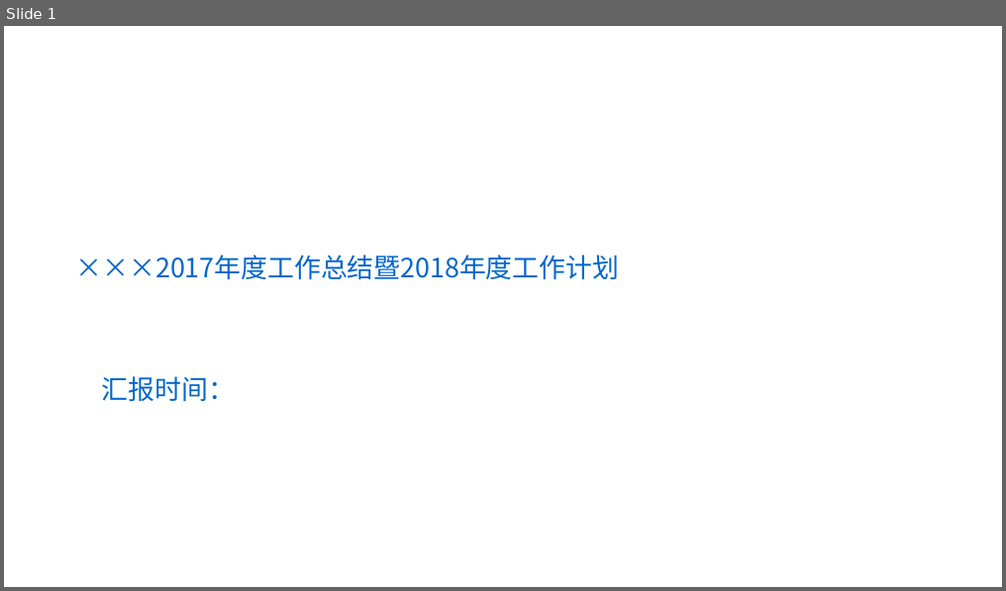
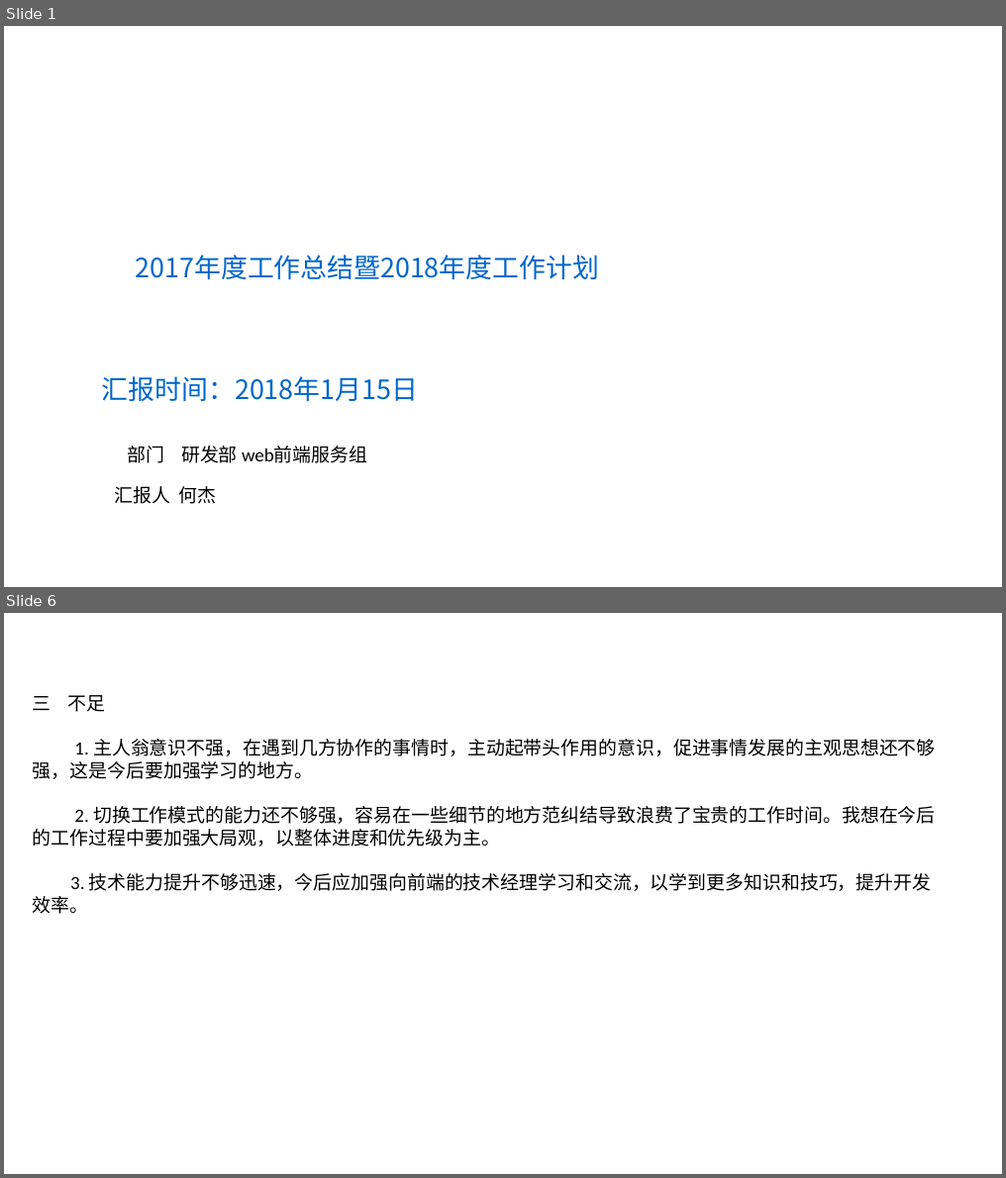
Before and after one commit to hiliny/lessonProject, a slide deck: documents/胜意科技PPT模版 (2).pptx. Shown one above the other, each under a label of ours: slide 1 before the commit, slides 1 and 6 after it; the slides between them are not shown. The pictures are 1006x591 and 1006x1178 pixels, drawn with LibreOffice and Linux fonts; fonts in the diff are those of the drawing; background and template pictures are left out. Boxes give left, top, right and bottom in pixels: in the first picture for what was removed or moved away, otherwise in the second. Text is boxed around its words. In the diff, an @@ line names an element or a change of style, - is before the commit and + after.

```diff
--- a/documents/胜意科技PPT模版 (2).pptx
+++ b/documents/胜意科技PPT模版 (2).pptx
@@ slide 6 added at (4,613,1002,1174), background picture (left out) @@
@@ text added at (33,695,935,914), 18 pt, text #000000 @@
+三 不足
+1. 主人翁意识不强，在遇到几方协作的事情时，主动起带头作用的意识，促进事情发展的主观思想还不够强，这是今后要加强学习的地方。
+2. 切换工作模式的能力还不够强，容易在一些细节的地方范纠结导致浪费了宝贵的工作时间。我想在今后的工作过程中要加强大局观，以整体进度和优先级为主。
+3. 技术能力提升不够迅速，今后应加强向前端的技术经理学习和交流，以学到更多知识和技巧，提升开发效率。
@@ slide 1 changed as well @@
@@ text at (136,255,599,279): text changed @@
-×××2017年度工作总结暨2018年度工作计划
+2017年度工作总结暨2018年度工作计划
@@ text at (102,376,418,401): text changed @@
-汇报时间：
+汇报时间：2018年1月15日
@@ text added at (127,446,367,464), 18 pt, text #000000 @@
+部门 研发部 web前端服务组
@@ text added at (115,486,217,504), 18 pt, text #000000 @@
+汇报人 何杰
```
Also in this commit, not shown: 6 other slides added, 7 slides removed, 1 other file.
